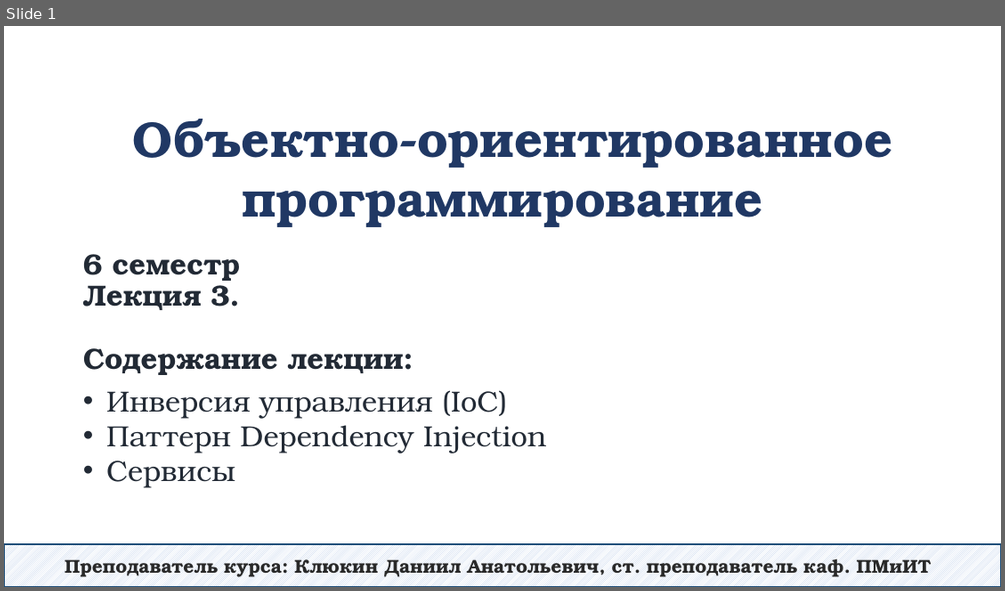
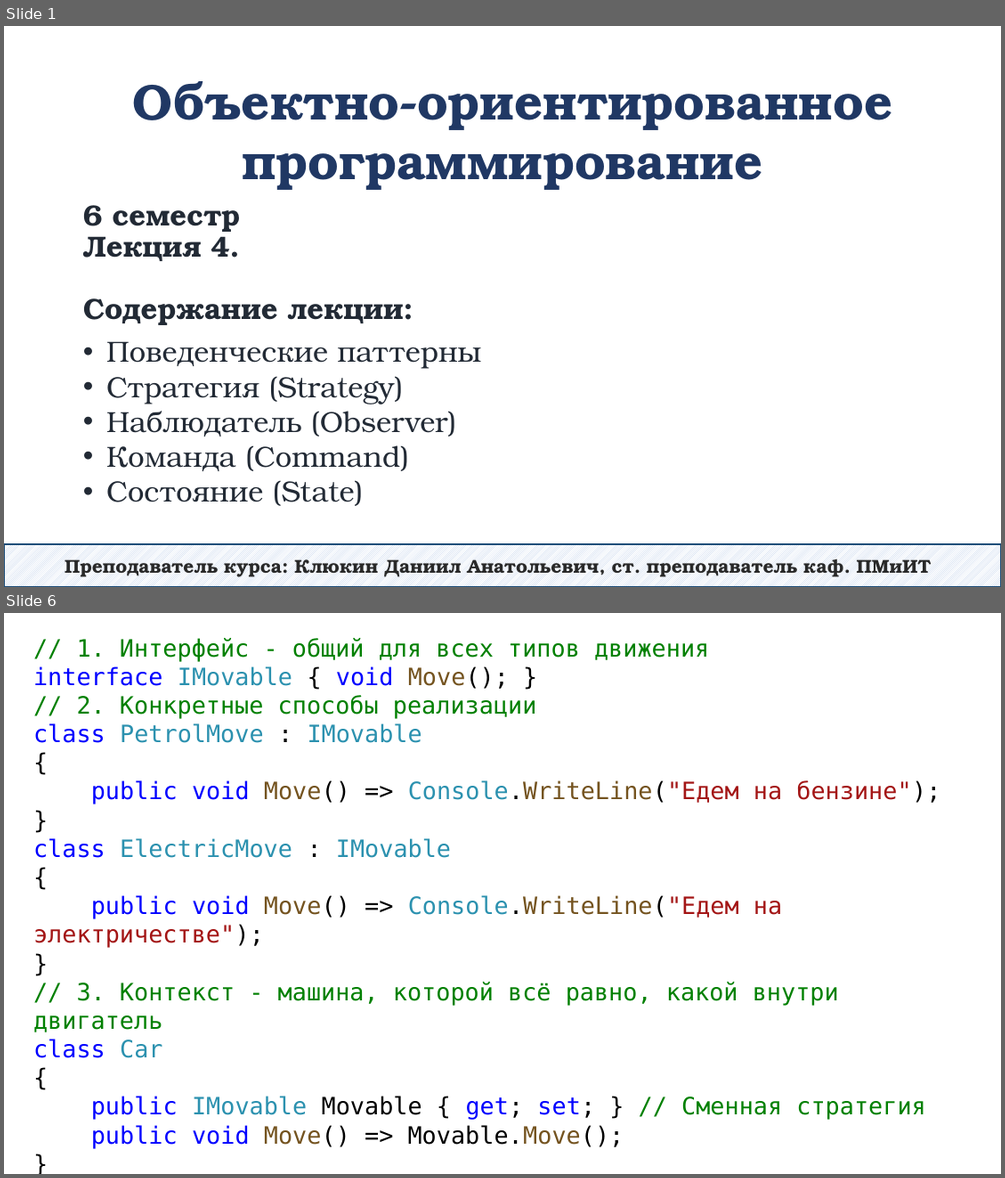
Before and after one commit to DaniilKlyukin/OOP-6, a slide deck: Лекции/ООП 2 лек 4.pptx. Shown one above the other, each under a label of ours: slide 1 before the commit, slides 1 and 6 after it; the slides between them are not shown. The pictures are 1005x591 and 1005x1178 pixels, drawn with LibreOffice and Linux fonts; fonts in the diff are those of the drawing. Boxes give left, top, right and bottom in pixels: in the first picture for what was removed or moved away, otherwise in the second. Text is boxed around its words. In the diff, an @@ line names an element or a change of style, - is before the commit and + after.

```diff
--- a/Лекции/ООП 2 лек 4.pptx
+++ b/Лекции/ООП 2 лек 4.pptx
@@ slide 6 added at (x1=4, y1=613, x2=1001, y2=1174), background #FFFFFF @@
@@ text added at (x1=33, y1=638, x2=940, y2=1148), 23 pt, text #008000 @@
+// 1. Интерфейс - общий для всех типов движения
+interface IMovable { void Move(); }
+// 2. Конкретные способы реализации
+class PetrolMove : IMovable
+{
+public void Move() => Console.WriteLine("Едем на бензине");
+}
+class ElectricMove : IMovable
+{
+public void Move() => Console.WriteLine("Едем на электричестве");
+}
+// 3. Контекст - машина, которой всё равно, какой внутри двигатель
+class Car
+{
+public IMovable Movable { get; set; } // Сменная стратегия
+public void Move() => Movable.Move();
+}
@@ slide 1 changed as well @@
@@ text "Объектно-ориентированное программирование" moved from (x1=133, y1=119, x2=892, y2=227) to (x1=133, y1=81, x2=892, y2=190) @@
@@ title at (x1=83, y1=205, x2=404, y2=325): text changed @@
-6 семестр
-Лекция 3.
-Содержание лекции:
+6 семестр
+Лекция 4.
+Содержание лекции:
@@ text at (x1=106, y1=341, x2=482, y2=506): text changed @@
-• Инверсия управления (IoC)
-• Паттерн Dependency Injection
-• Сервисы
+• Поведенческие паттерны
+• Стратегия (Strategy)
+• Наблюдатель (Observer)
+• Команда (Command)
+• Состояние (State)
```
Also in this commit, not shown: 31 other slides added, 34 slides removed.
